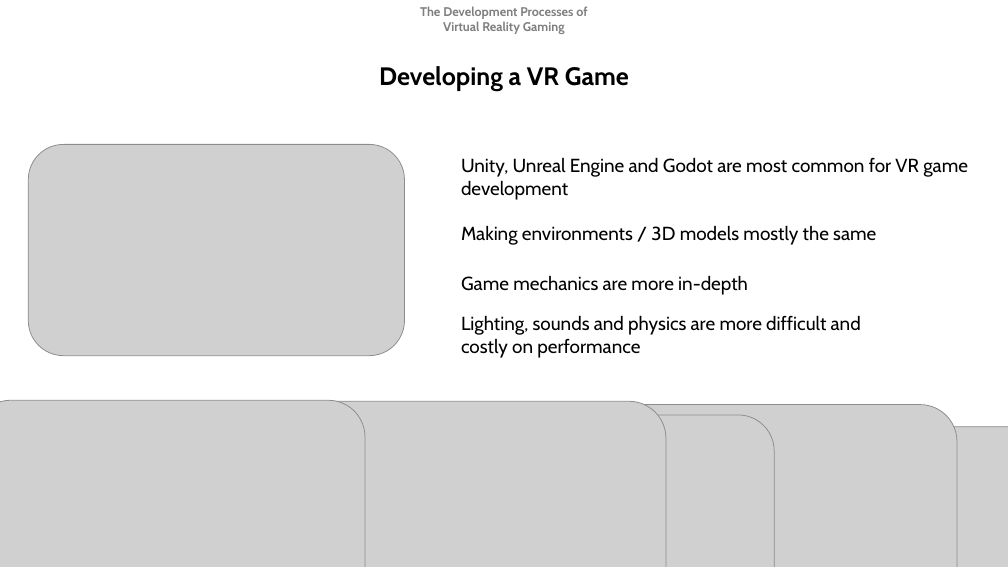
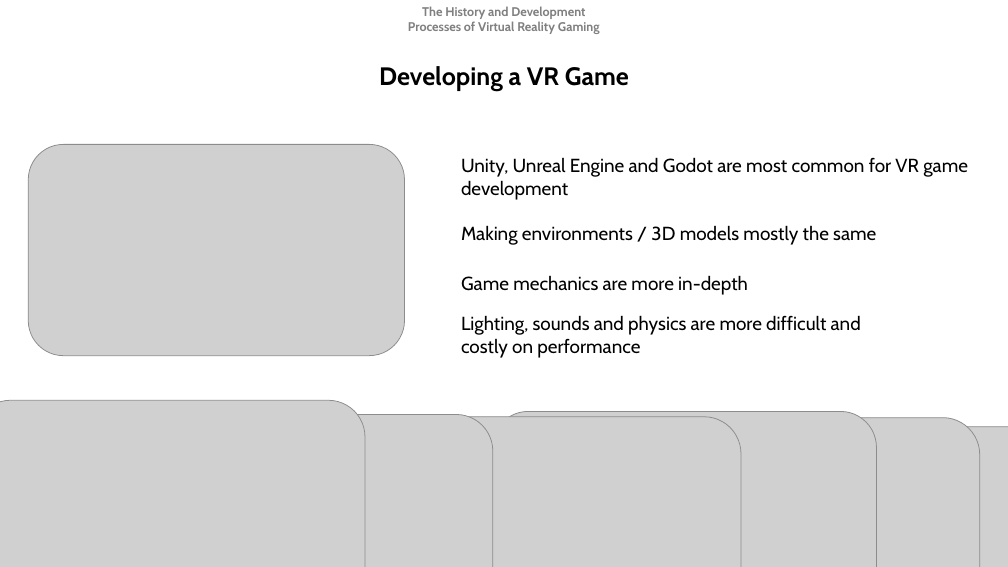
Before and after one commit to Lowwwe-Comm-Skills/P-Presentation-Joe-Cummins-007, a slide deck: slide 4 of Game Development Presentation.pptx (slide 3 before the commit). Drawn at 1008x567 pixels with LibreOffice and Linux fonts; fonts in the diff are those of the drawing; grey boxes stand for pictures. Boxes give left, top, right and bottom in pixels: in the first picture for what was removed or moved away, otherwise in the second. Text is boxed around its words. In the diff, an @@ line names an element or a change of style, - is before the commit and + after.

```diff
--- a/Game Development Presentation.pptx
+++ b/Game Development Presentation.pptx
@@ text at (x1=408, y1=6, x2=600, y2=34): text changed @@
-The Development Processes of Virtual Reality Gaming
+The History and Development Processes of Virtual Reality Gaming
@@ picture added at (x1=102, y1=414, x2=493, y2=567) @@
@@ picture resized from (x1=272, y1=402, x2=666, y2=567) to (x1=347, y1=417, x2=741, y2=567) @@
@@ picture resized from (x1=390, y1=415, x2=774, y2=567) to (x1=492, y1=411, x2=876, y2=567) @@
@@ picture resized from (x1=563, y1=405, x2=957, y2=567) to (x1=586, y1=417, x2=980, y2=567) @@
```
Also in this commit, not shown: 7 other slides changed, 1 slide added, 1 other file.
